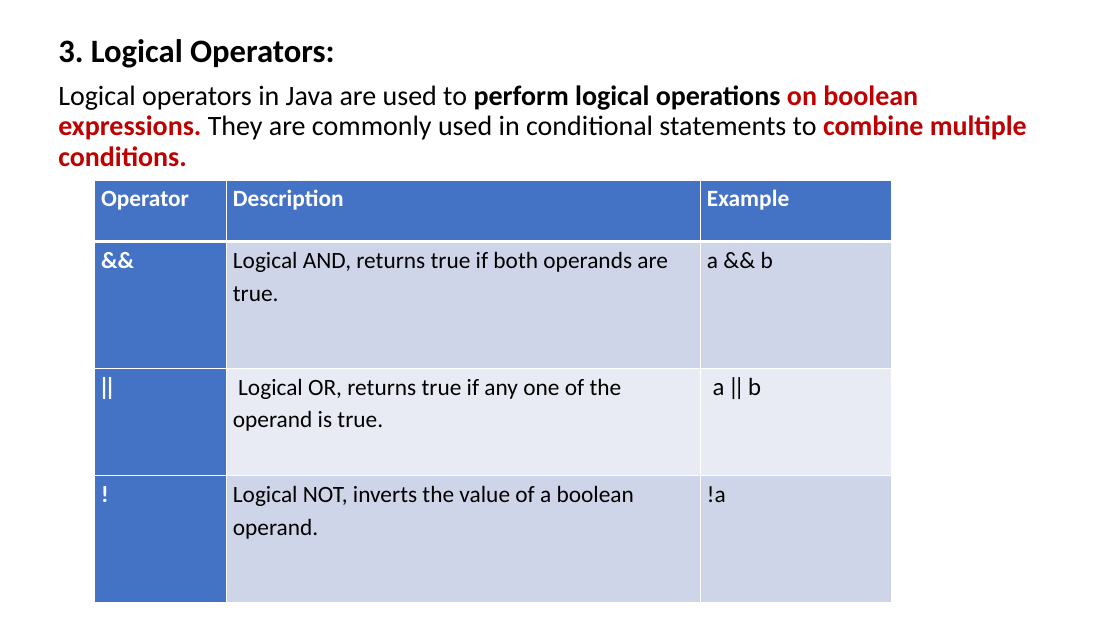
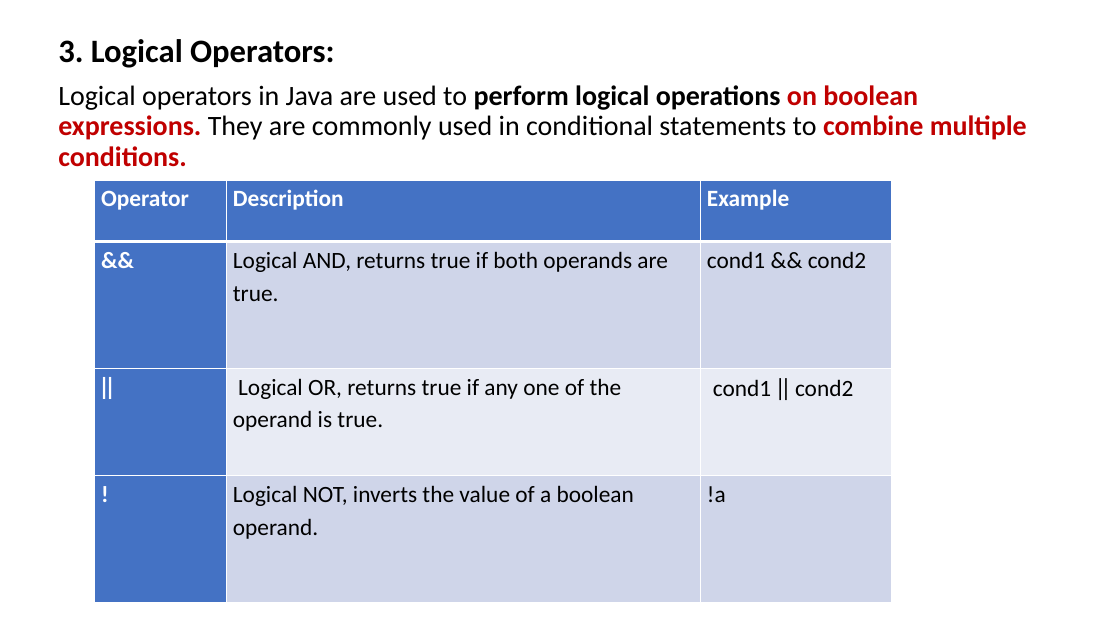
Before and after one commit to PRAMOD-VISHNU-NAIK/MCA-2nd-Sem-Shridevi-College, a slide deck: slide 94 of Theory Class-Notes/Java MCA-2.pptx. Drawn at 1120x630 pixels with LibreOffice and Linux fonts; fonts in the diff are those of the drawing. Boxes give left, top, right and bottom in pixels: in the first picture for what was removed or moved away, otherwise in the second. Text is boxed around its words. In the diff, an @@ line names an element or a change of style, - is before the commit and + after.

Commit message:
16 Aug

```diff
--- a/Theory Class-Notes/Java MCA-2.pptx
+++ b/Theory Class-Notes/Java MCA-2.pptx
@@ table at bbox=[95, 180, 891, 600] @@
-row 2, column 3: a && b
+row 2, column 3: cond1 && cond2
-row 3, column 3: a || b
+row 3, column 3: cond1 || cond2
```
Also in this commit, not shown: 2 other slides changed, 7 slides added.
